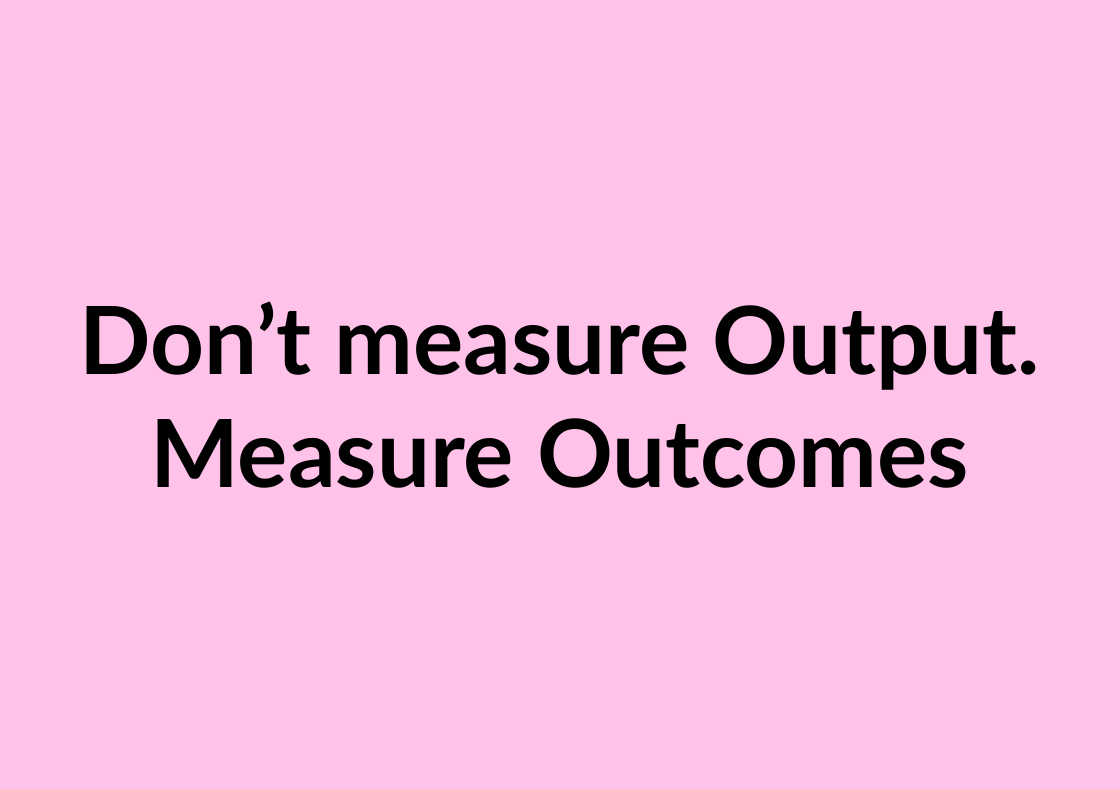
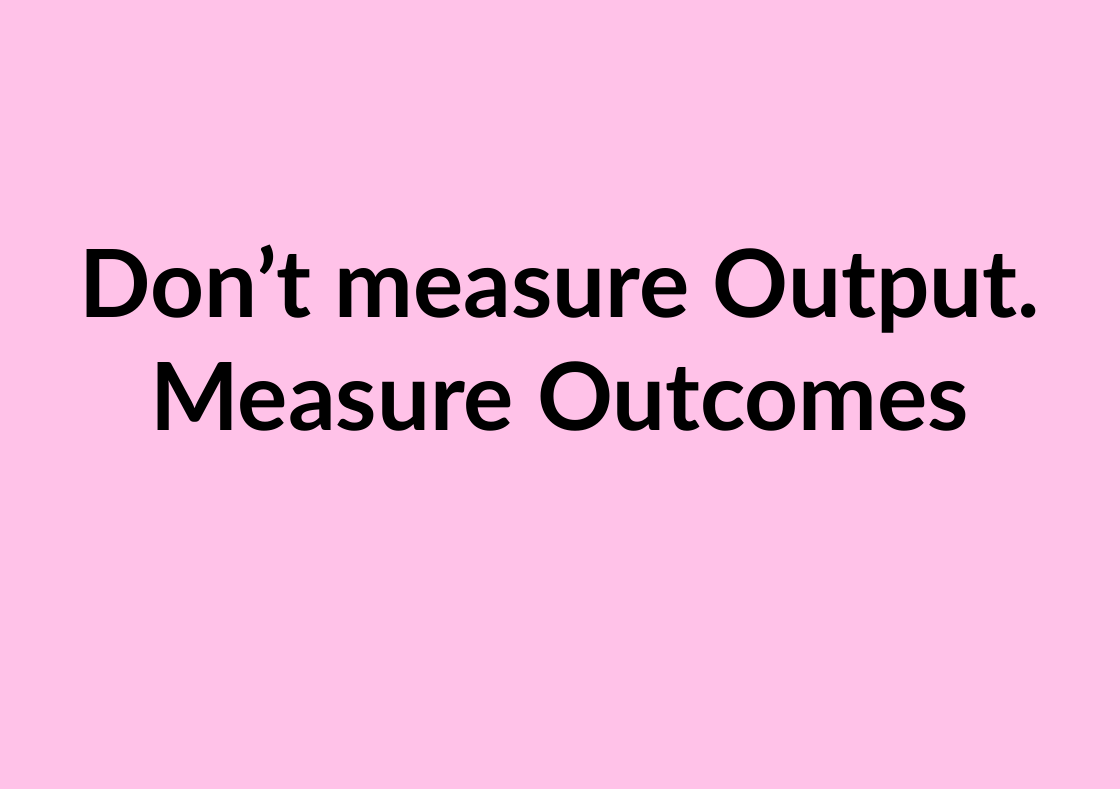
Before and after one commit to ScrumFacilitators/measuringoutcome-en, a slide deck: slide 57 of Measuring Outcome.pptx. Drawn at 1120x789 pixels with LibreOffice and Linux fonts; fonts in the diff are those of the drawing. Boxes give left, top, right and bottom in pixels: in the first picture for what was removed or moved away, otherwise in the second. Text is boxed around its words. In the diff, an @@ line names an element or a change of style, - is before the commit and + after.

Commit message:
Proper centering for takeaway "Don’t measure Output. Measure Outcomes" & consequently bumped to v1.0.2 (no meaningful changes, just a deisgn bug fixed)

```diff
--- a/Measuring Outcome.pptx
+++ b/Measuring Outcome.pptx
@@ text "Don’t measure Output. Measure Outcomes": place and size @@
-text "Don’t measure Output. Measure Outcomes" at box(79, 301, 1040, 488)
+text "Don’t measure Output. Measure Outcomes" at box(79, 244, 1040, 431)
```
Also in this commit, not shown: 1 other slide changed.
